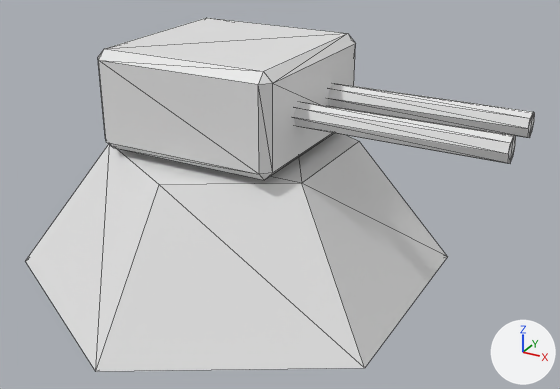
A saved change to the glTF model assets/models/light_turret.glb.
Rendered twice from a camera (50 mm lens) standing at (1.75, -2.76, 1.78) and looking at (0.24, -0.03, 0.41). The axes (+X, +Y, +Z) are drawn at lower right. The lights are the same throughout. The picture after the commit comes second. Mesh edges are drawn as thin lines. Vertices at exactly the same position are counted once.

Names of what the first picture shows: 'base', 'gun'.
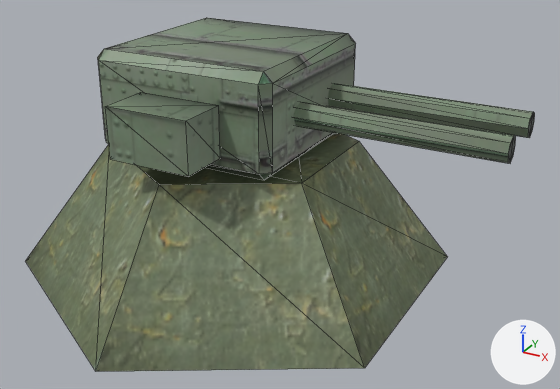
Pixel boxes [x1, y1, x2, y2] of what changed, in the pictures (560 x 389 px):
'base', recoloured, surface changed (white to green)
    both: [26, 133, 447, 372]
part 2 of me_cube_001, added
    after: [105, 92, 220, 177]
part 3 of me_cube_001, recoloured (white to grey)
    both: [98, 18, 535, 180]

What the commit changed:
Picture 'torretta' (img_torretta) is new.
Material 'torretta' (mat_torretta) is new.
Its texture is img_torretta.
me_cylinder has 12 vertices, 20 faces and spans x -0.87..0.87, y -1.0..1.0, z 0.02..0.6.
me_cylinder is used by ob_base; location (0.0, 0.0, 0.0).
me_cylinder part 1: texture (UV) coordinates of 20 of 20 faces, centred in x -0.74..0.74, y -0.68..0.68, z 0.02..0.6, changed; they spanned u 0.0..1.0, v 0.01..1.0 and now span u 0.0..0.52, v 0.52..0.99.
me_cylinder gains material mat_torretta (picture img_torretta).
me_cube_001 is used by ob_gun; location (0.0, 0.0, -0.188).
me_cube_001 had 56 vertices, 100 faces and spanned x -0.42..1.23, y -0.41..0.41, z 0.82..1.24.
me_cube_001 now has 64 vertices, 112 faces and spans x -0.42..1.23, y -0.63..0.41, z 0.82..1.24.
me_cube_001 part 2: a new loose piece, a box spanning x -0.17..0.2, y -0.63..-0.42, z 0.89..1.1, in mat_torretta (picture img_torretta).
me_cube_001 part 3: 100 faces spanning x -0.42..1.23, y -0.41..0.41, z 0.82..1.24 switch from no material to mat_torretta (picture img_torretta).
